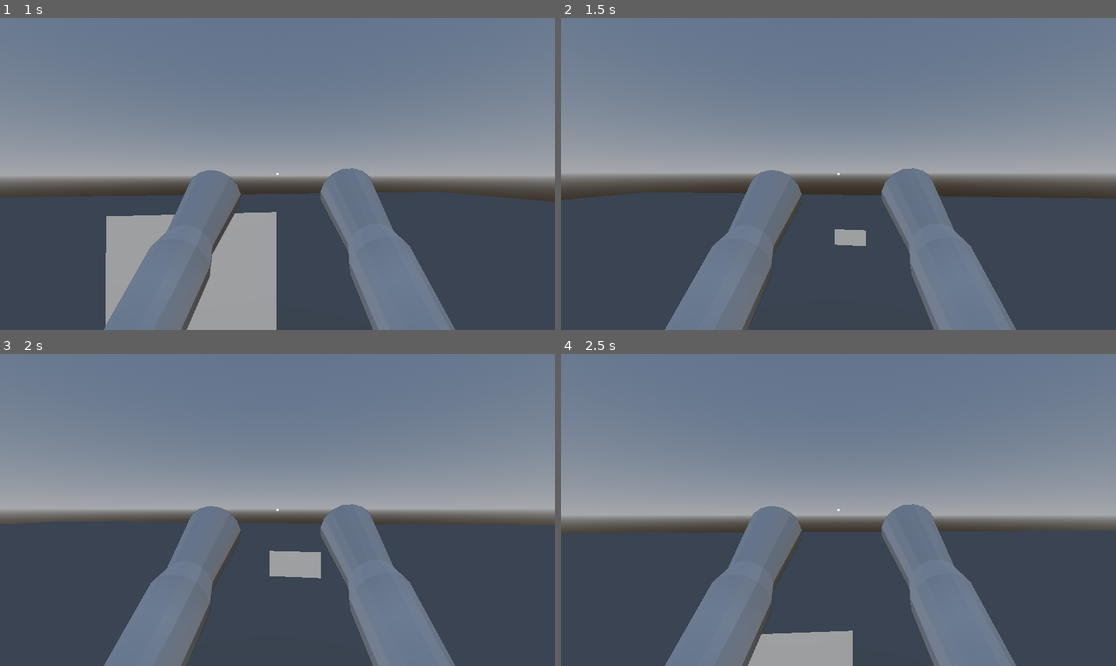
Above: before the commit, frames 1-4 (two rows, left to right).
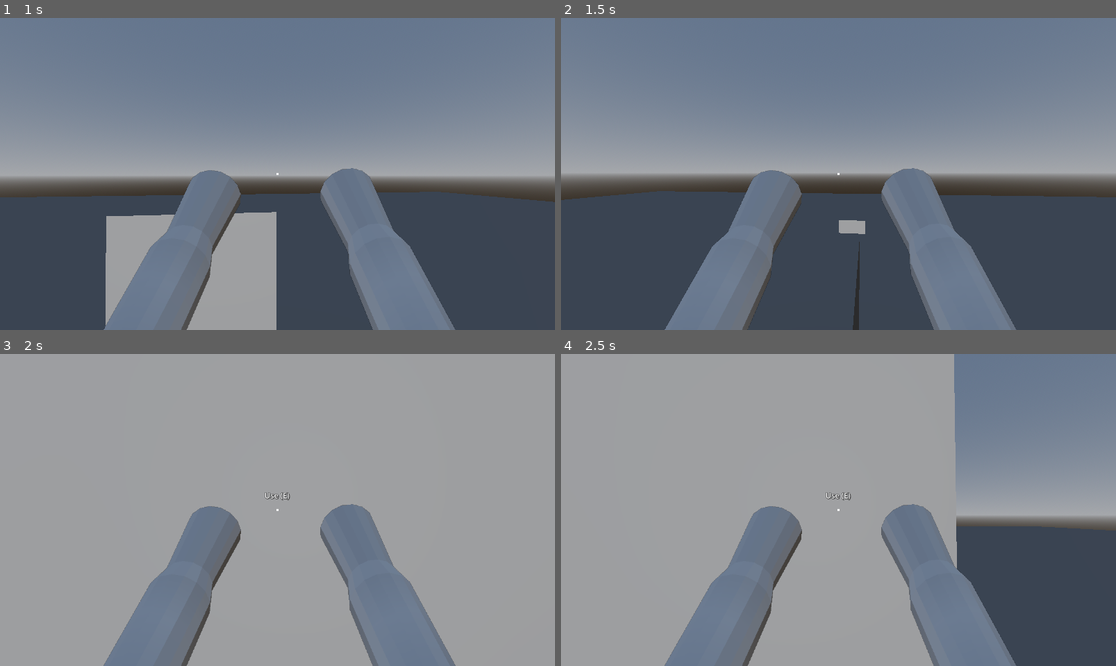
Above: after the commit, the same moments.

Repository: arch-it-ect-9/player-drop-in-scene
Game: Godot game, scene res://scenes/levels/test_level.tscn
The game is run twice, just before and just after one commit, with the same random seed, the same clock (stepped at 60 frames per second) and the same inputs.
Inputs (mouse positions are in pixels of both pictures, inside the frame that each line leads up to):
- Up to frame 1 (1 s): tap Enter at 0.5 s; move the mouse to (305, 174) at 0.52 s; press the mouse at (305, 174) at 0.53 s; hold W (move_forward) from 0.53 s (still down); tap Space (jump) at 0.77 s; tap E (interact) at 0.8 s
- Up to frame 2 (1.5 s): keep holding W (move_forward); move the mouse to (810, 174) at 1.27 s; release the mouse at (810, 174) at 1.28 s; tap E (interact) at 1.35 s
- Up to frame 3 (2 s): keep holding W (move_forward); tap Space (jump) at 1.52 s; click (249, 510) at 1.55 s
- Up to frame 4 (2.5 s): keep holding W (move_forward); move the mouse to (849, 503) at 2.02 s; hold Right mouse button (alt_fire) from 2.03 s (still down); tap E (interact) at 2.3 s

Frame 1 is identical in both runs. In frame 2, 0.8% of the frame differs, in the area x 8-100%, y 55-100%; in frame 3, 74%, in the area x 0-100%, y 0-100%; in frame 4, 51%.

Commit message:
Updated workspacesummary with new truths. Updated player.gd held item snapping logic. Created a definitive BoneAttachment3D named HoldPoint for snapping. Added a visibility layer adjustment for held items to match visibility layer of hand, to prevent held item sinking into walls and other objects. Latest stable release.

Diff:
--- a/assets/characters/player/viewmodel/fps_viewmodel_arms.tscn
+++ b/assets/characters/player/viewmodel/fps_viewmodel_arms.tscn
@@ -16,5 +16,10 @@
 layers = 2
 cast_shadow = 0
 
+[node name="HoldPoint" type="BoneAttachment3D" parent="Armature/Skeleton3D" index="1"]
+transform = Transform3D(0.96061456, 0.24401617, 0.1329496, -0.277884, 0.8435371, 0.45959285, 1.6569538e-07, -0.4784361, 0.8781223, -0.08937885, -0.09187315, 0.69778764)
+bone_name = "weapon_grip"
+bone_idx = 6
+
 [node name="AnimationPlayer" parent="." index="1"]
 autoplay = "idle_unarmed"
--- a/scenes/actors/player/player.tscn
+++ b/scenes/actors/player/player.tscn
@@ -23,16 +23,10 @@
 cull_mask = 1
 current = true
 
-[node name="HandTarget" type="Marker3D" parent="Head/WorldCamera"]
-transform = Transform3D(1, 0, 0, 0, 1, 0, 0, 0, 1, 0.21892929, -0.28544313, -0.41738895)
-
 [node name="InteractRay" type="RayCast3D" parent="Head"]
 exclude_parent = false
 target_position = Vector3(0, 0, -3)
 collision_mask = 8
-
-[node name="HoldPoint" type="Marker3D" parent="Head"]
-transform = Transform3D(0.9547608, 0.11619362, 0.27373502, 0, 0.92050487, -0.39073113, -0.29737487, 0.37305477, 0.87886196, 0.33, -0.135, -1.145)
 
 [node name="HUD" type="CanvasLayer" parent="."]
 
@@ -108,3 +102,5 @@
 [node name="Visuals" type="Node3D" parent="."]
 
 [node name="TacoTruckCookVisual" parent="Visuals" instance=ExtResource("2_onrkg")]
+
+[editable path="HUD/ViewModelViewportContainer/ViewModelViewport/ViewModelWorld/ViewModelRoot_VM/fps_viewmodel_arms"]
--- a/scenes/levels/test_level.tscn
+++ b/scenes/levels/test_level.tscn
@@ -45,6 +45,7 @@
 
 [node name="Button" parent="." instance=ExtResource("4_v45ci")]
 transform = Transform3D(1, 0, 0, 0, 1, 0, 0, 0, 1, 0, 1.4265382, -3.2501435)
+collision_layer = 9
 
 [node name="RigidBody3D" parent="." instance=ExtResource("4_48ne7")]
 transform = Transform3D(1, 0, 0, 0, 1, 0, 0, 0, 1, 0, 1.68385, -5.6174827)
--- a/scripts/player/player.gd
+++ b/scripts/player/player.gd
@@ -13,11 +13,6 @@
 
 @export_category("Viewmodel")
 @export var force_hand_visible_when_holding := true
-# Path to the viewmodel skeleton for weapon_grip bone attachment
-@export var viewmodel_skeleton_path: NodePath = NodePath("HUD/ViewModelViewportContainer/ViewModelViewport/ViewModelWorld/ViewModelRoot_VM/fps_viewmodel_arms/Armature/Skeleton3D")
-@onready var viewmodel_skeleton: Skeleton3D = null
-var viewmodel_weapon_grip_attachment: BoneAttachment3D = null
-const WEAPON_GRIP_BONE_NAME := "weapon_grip"
 
 const _RIGHT_HAND_SOCKET_FALLBACK_PATH := NodePath("Visuals/TacoTruckCookVisual/Model/TacoTruckCook_Rig/Skeleton3D/BoneAttachment3D")
 const _MODEL_ROOT_PATH := NodePath("Visuals/TacoTruckCookVisual/Model")
@@ -27,6 +22,9 @@
 # Key: "<mesh_instance_id>:<surface_idx>" -> Material (can be null)
 var _saved_surface_materials: Dictionary = {}
 
+# Held-item visibility layer save/restore (per VisualInstance3D instance_id)
+var _held_saved_visibility_layers: Dictionary = {}
+
 @export_category("Look")
 @export var mouse_sensitivity := 0.0022
 @export_range(0.0, 89.9, 0.1) var max_pitch_degrees := 89.0
@@ -53,9 +51,18 @@
 @onready var camera: Camera3D = $Head/WorldCamera
 @onready var interact_ray: RayCast3D = $Head/InteractRay
 @onready var interact_prompt: Label = $HUD/InteractPrompt
-@onready var hold_point: Marker3D = $Head/HoldPoint
+@onready var hold_point: BoneAttachment3D = $HUD/ViewModelViewportContainer/ViewModelViewport/ViewModelWorld/ViewModelRoot_VM/fps_viewmodel_arms/Armature/Skeleton3D/HoldPoint
+@onready var viewmodel_camera: Camera3D = $HUD/ViewModelViewportContainer/ViewModelViewport/ViewModelWorld/ViewModelCamera_VM
+@onready var viewmodel_arms_mesh: VisualInstance3D = (
+	$HUD/ViewModelViewportContainer/ViewModelViewport/ViewModelWorld/ViewModelRoot_VM/fps_viewmodel_arms/Armature/Skeleton3D/fps_viewmodel_arms
+	as VisualInstance3D
+)
 @onready var hud: CanvasLayer = $HUD
 @onready var crosshair: Control = $HUD/Crosshair
+
+# World-space anchor we can parent physics items to.
+# We drive this from the viewmodel HoldPoint pose each frame.
+var hold_anchor: Node3D = null
 
 @onready var anim_tree: AnimationTree = get_node_or_null(anim_tree_path) as AnimationTree
 var anim_playback: AnimationNodeStateMachinePlayback = null
@@ -83,6 +90,8 @@
 	if not is_instance_valid(held_item):
 		# Item was destroyed externally - clean up state
 		print_debug("[Player] held_item was destroyed externally, cleaning up state")
+		# Best effort: if we had overridden visibility layers, clear our cache.
+		_held_saved_visibility_layers.clear()
 		held_item = null
 		_held_holdable = null
 		_held_fireable = null
@@ -132,8 +141,23 @@
 	# Resolve the hand socket (BoneAttachment3D) now that the scene is ready.
 	_resolve_right_hand_socket()
 
-	# Setup viewmodel weapon_grip bone attachment for held items
-	_setup_viewmodel_weapon_grip()
+	# Create (or reuse) a world-space hold anchor under the head.
+	# We cannot parent world physics items to the viewmodel HoldPoint because it lives in a SubViewport (different World3D).
+	var existing_anchor := head.get_node_or_null("HoldAnchor") as Node3D
+	if existing_anchor != null:
+		hold_anchor = existing_anchor
+	else:
+		hold_anchor = Node3D.new()
+		hold_anchor.name = "HoldAnchor"
+		head.add_child(hold_anchor)
+
+	# Initial placement so we don't snap to origin on first frame.
+	_update_hold_anchor_from_viewmodel()
+
+
+func _process(_delta: float) -> void:
+	# Keep the anchor visually stable even when render FPS > physics FPS.
+	_update_hold_anchor_from_viewmodel()
 
 
 func _set_character_hold_state(should_hold: bool, force: bool = false) -> void:
@@ -204,6 +228,7 @@
 
 
 func _physics_process(delta: float) -> void:
+	_update_hold_anchor_from_viewmodel()
 	_update_interact_prompt()
 
 	var _frame_start_usec := Time.get_ticks_usec() # debug
@@ -244,9 +269,7 @@
 	if is_holding and _validate_held_item() and not _held_snapped:
 		var t: float = clampf(hold_lerp_speed * delta, 0.0, 1.0)
 		var curr_xform: Transform3D = Transform3D(held_item.global_transform.basis, held_item.global_transform.origin)
-
-		var target_node: Node3D = _get_hold_target()
-		var target_xform: Transform3D = Transform3D(target_node.global_transform.basis, target_node.global_transform.origin)
+		var target_xform: Transform3D = Transform3D(hold_anchor.global_transform.basis, hold_anchor.global_transform.origin)
 
 		# Position lerp
 		curr_xform.origin = curr_xform.origin.lerp(target_xform.origin, t)
@@ -258,14 +281,18 @@
 
 		# Finalize (snap/reparent) when close enough
 		if curr_xform.origin.distance_to(target_xform.origin) <= hold_snap_distance:
-			# Reparent to hold_point (world-space, follows camera)
-			held_item.reparent(hold_point, true)
+			# Reparent to viewmodel HoldPoint. This lives in the SubViewport world and is used for rendering.
+			# Use keep_global=false to avoid cross-World3D global-transform issues.
+			held_item.reparent(hold_point, false)
 			held_item.transform = Transform3D.IDENTITY
 
 			# Apply per-item hand tuning from Holdable
 			if _held_holdable != null:
 				held_item.position = _held_holdable.hold_offset
 				held_item.rotation_degrees = _held_holdable.hold_rotation_degrees
+
+			# Ensure held item renders in the viewmodel SubViewport by matching layer mask.
+			_apply_viewmodel_visibility_layers(held_item)
 
 			# Optional backwards compatibility
 			if held_item.has_method("finalize_hold"):
@@ -332,34 +359,67 @@
 		print_debug("[Player] Right-hand socket resolved -> %s" % [right_hand_socket.get_path()])
 
 
-func _get_hold_target() -> Node3D:
-	# Use hold_point for world-space items. The viewmodel weapon_grip is inside a SubViewport
-	# and has a different coordinate system - it's only for rendering FPS weapon models.
-	# hold_point is in the main scene tree and tracks with the camera properly.
-	return hold_point
-
-
-func _setup_viewmodel_weapon_grip() -> void:
-	# Get the viewmodel skeleton
-	viewmodel_skeleton = get_node_or_null(viewmodel_skeleton_path) as Skeleton3D
-	if viewmodel_skeleton == null:
-		push_warning("[Player] Viewmodel skeleton not found at path: %s" % [String(viewmodel_skeleton_path)])
-		return
-
-	# Find the weapon_grip bone index
-	var bone_idx := viewmodel_skeleton.find_bone(WEAPON_GRIP_BONE_NAME)
-	if bone_idx == -1:
-		push_warning("[Player] Bone '%s' not found in viewmodel skeleton" % [WEAPON_GRIP_BONE_NAME])
-		return
-
-	# Create a BoneAttachment3D for the weapon_grip bone
-	viewmodel_weapon_grip_attachment = BoneAttachment3D.new()
-	viewmodel_weapon_grip_attachment.name = "WeaponGripAttachment"
-	viewmodel_weapon_grip_attachment.bone_name = WEAPON_GRIP_BONE_NAME
-	viewmodel_weapon_grip_attachment.bone_idx = bone_idx
-	viewmodel_skeleton.add_child(viewmodel_weapon_grip_attachment)
-
-	print_debug("[Player] Viewmodel weapon_grip attachment created at bone index %d" % [bone_idx])
+func _update_hold_anchor_from_viewmodel() -> void:
+	if hold_anchor == null:
+		return
+	if camera == null:
+		return
+	if hold_point == null or viewmodel_camera == null:
+		# Fallback: keep the anchor in front of the main camera.
+		# (Useful if the viewmodel is missing in a stripped-down scene.)
+		var fallback := camera.global_transform
+		fallback.origin += -camera.global_transform.basis.z * 1.0
+		hold_anchor.global_transform = fallback
+		return
+
+	# Compute the HoldPoint pose relative to the viewmodel camera, then apply that relative pose to the main camera.
+	# This maps from the SubViewport World3D into the main World3D.
+	var rel_full: Transform3D = viewmodel_camera.global_transform.affine_inverse() * hold_point.global_transform
+	# IMPORTANT: the viewmodel root uses scaling/mirroring; discard scale/reflection and keep only a pure rotation.
+	var rel := Transform3D(Basis(rel_full.basis.get_rotation_quaternion()), rel_full.origin)
+	hold_anchor.global_transform = camera.global_transform * rel
+
+
+func _apply_viewmodel_visibility_layers(item_root: Node) -> void:
+	_held_saved_visibility_layers.clear()
+
+	if viewmodel_arms_mesh == null:
+		push_warning("[Player] viewmodel_arms_mesh is null; cannot copy layers.")
+		return
+
+	var target_mask: int = viewmodel_arms_mesh.layers
+	_save_and_set_visibility_recursive(item_root, target_mask)
+
+
+func _save_and_set_visibility_recursive(n: Node, target_mask: int) -> void:
+	if n is VisualInstance3D:
+		var v := n as VisualInstance3D
+		var id := v.get_instance_id()
+		if not _held_saved_visibility_layers.has(id):
+			_held_saved_visibility_layers[id] = v.layers
+		v.layers = target_mask
+
+	for c in n.get_children():
+		_save_and_set_visibility_recursive(c, target_mask)
+
+
+func _restore_viewmodel_visibility_layers(item_root: Node) -> void:
+	if _held_saved_visibility_layers.is_empty():
+		return
+
+	_restore_visibility_recursive(item_root)
+	_held_saved_visibility_layers.clear()
+
+
+func _restore_visibility_recursive(n: Node) -> void:
+	if n is VisualInstance3D:
+		var v := n as VisualInstance3D
+		var id := v.get_instance_id()
+		if _held_saved_visibility_layers.has(id):
+			v.layers = int(_held_saved_visibility_layers[id])
+
+	for c in n.get_children():
+		_restore_visibility_recursive(c)
 
 
 func _set_hand_visibility_override(enabled: bool) -> void:
@@ -452,14 +512,20 @@
 	held_item.angular_velocity = Vector3.ZERO
 
 	# Holdable owns freeze/collisions-off behavior
-	_held_holdable.on_held(self)
+	_held_holdable.on_held(self )
 
 	return true
 
 
 func _release_held_item_to(parent: Node, world_xform: Transform3D) -> void:
+	if held_item == null or not is_instance_valid(held_item):
+		return
+
+	# Restore visibility layers before moving back to the world.
+	_restore_viewmodel_visibility_layers(held_item)
+
 	if _held_holdable != null:
-		_held_holdable.on_released(self)
+		_held_holdable.on_released(self )
 
 	# Restore original gravity scale unless caller overrides it
 	held_item.gravity_scale = _held_original_gravity_scale
@@ -474,9 +540,8 @@
 
 	# Parent to the current scene root (world)
 	var drop_parent: Node = get_tree().get_current_scene() if get_tree().get_current_scene() != null else get_parent()
-	var drop_transform: Transform3D = held_item.global_transform
-	# Use hold_point position for drop origin (world-space, tracks with camera)
-	drop_transform.origin = hold_point.global_transform.origin
+	# Build a world-space transform from the hold anchor (the held item may currently be in the SubViewport world).
+	var drop_transform: Transform3D = hold_anchor.global_transform
 
 	# Release via Holdable component
 	_release_held_item_to(drop_parent, drop_transform)
@@ -505,9 +570,8 @@
 
 	# Parent to the current scene root (world)
 	var throw_parent: Node = get_tree().get_current_scene() if get_tree().get_current_scene() != null else get_parent()
-	var throw_transform: Transform3D = held_item.global_transform
-	# Use hold_point position for throw origin
-	throw_transform.origin = hold_point.global_transform.origin
+	# Build a world-space transform from the hold anchor (the held item may currently be in the SubViewport world).
+	var throw_transform: Transform3D = hold_anchor.global_transform
 
 	# Release via Holdable component
 	_release_held_item_to(throw_parent, throw_transform)
@@ -543,7 +607,7 @@
 		return
 
 	# Keep existing behavior: emit interacted(user)
-	interactable.interact(self)
+	interactable.interact(self )
 
 	# NEW: pickup is handled directly by Player (no bridge script required)
 	if interactable.interaction_type == Interactable.InteractionType.PICKUP:
@@ -574,7 +638,7 @@
 		_held_fireable = _get_fireable(held_item)
 
 	if _held_fireable != null and _held_fireable.is_fireable:
-		if _held_fireable.fire(self):
+		if _held_fireable.fire(self ):
 			return
 
 	# Fallback: existing melee raycast
@@ -593,7 +657,7 @@
 
 	var space := get_world_3d().direct_space_state
 	var query := PhysicsRayQueryParameters3D.create(from, to)
-	query.exclude = [self, held_item]
+	query.exclude = [ self , held_item]
 	var result := space.intersect_ray(query)
 
 	if result.is_empty():
Not shown, changed: workspacesummary.20260112.md
